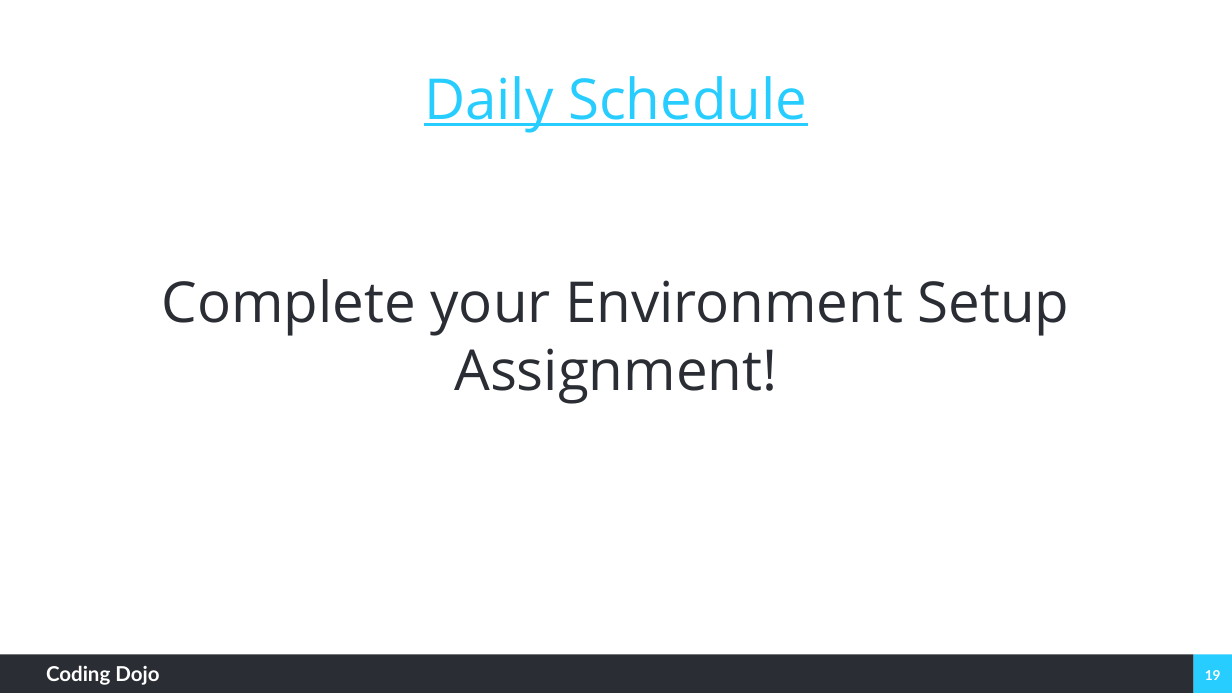
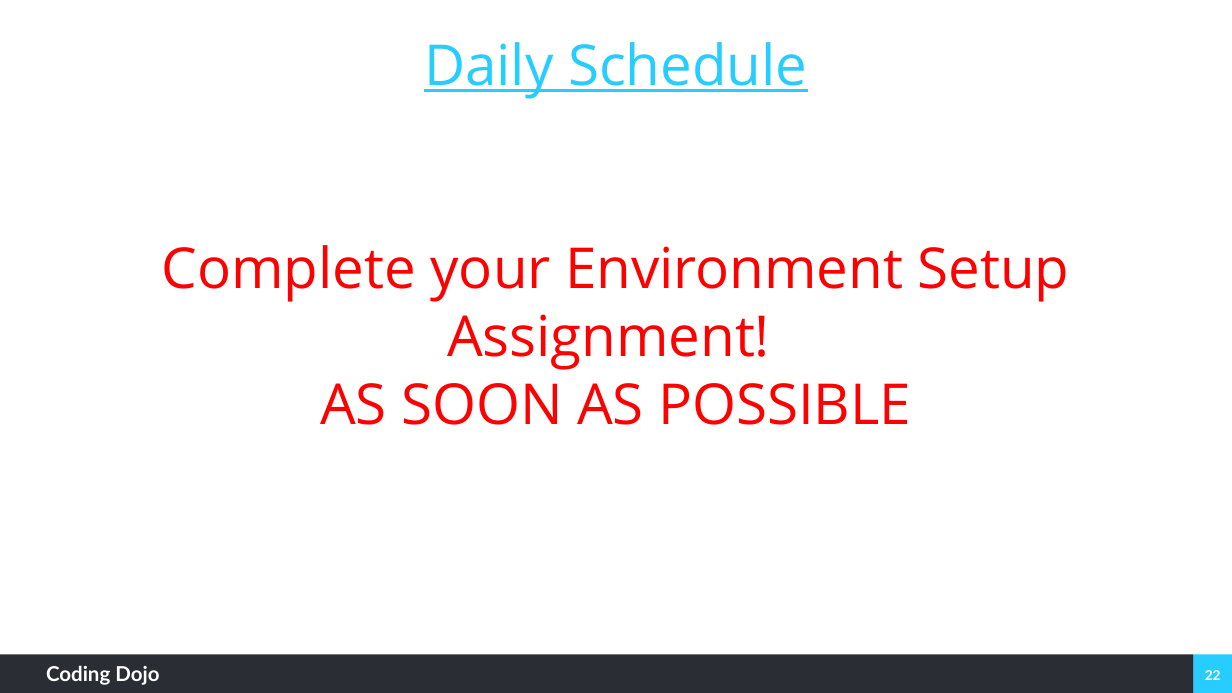
Before and after one commit to coding-dojo-data-science/week-12-lecture-1-SQL, a slide deck: slide 22 of SQL Basics.pptx (slide 19 before the commit). Drawn at 1232x693 pixels with LibreOffice and Linux fonts; fonts in the diff are those of the drawing; background and template pictures are left out. Boxes give left, top, right and bottom in pixels: in the first picture for what was removed or moved away, otherwise in the second. Text is boxed around its words. In the diff, an @@ line names an element or a change of style, - is before the commit and + after.

```diff
--- a/SQL Basics.pptx
+++ b/SQL Basics.pptx
@@ title at <box>162,245,1070,425</box>: text changed; text colour #2A2D34 to #FF0000 @@
-Complete your Environment Setup Assignment!
+Complete your Environment Setup Assignment!
+AS SOON AS POSSIBLE
@@ page number at <box>1205,670,1221,680</box>: text changed @@
-19
+22
```
Also in this commit, not shown: 3 other slides changed, 3 slides added, 1 slide removed, 2 other files.
